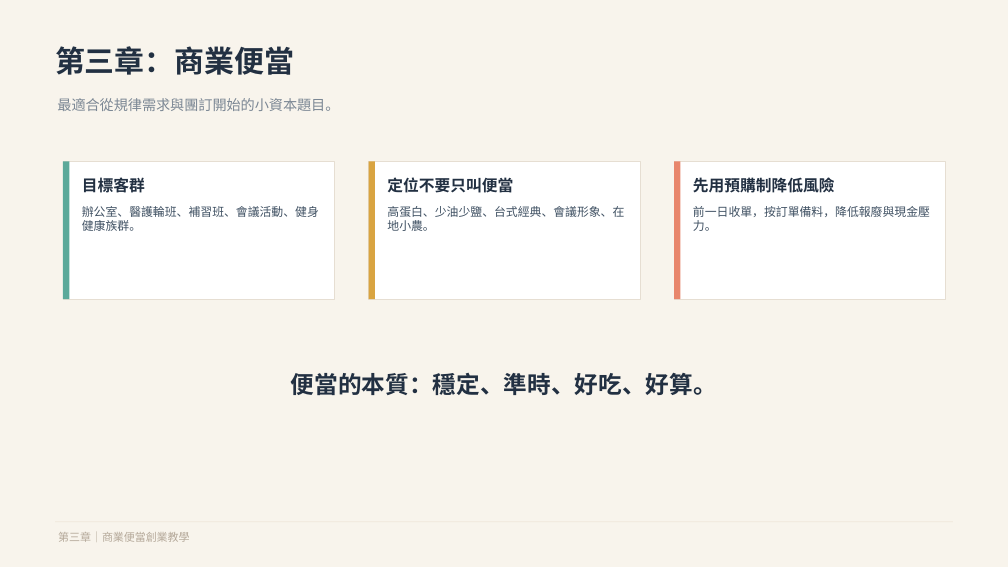
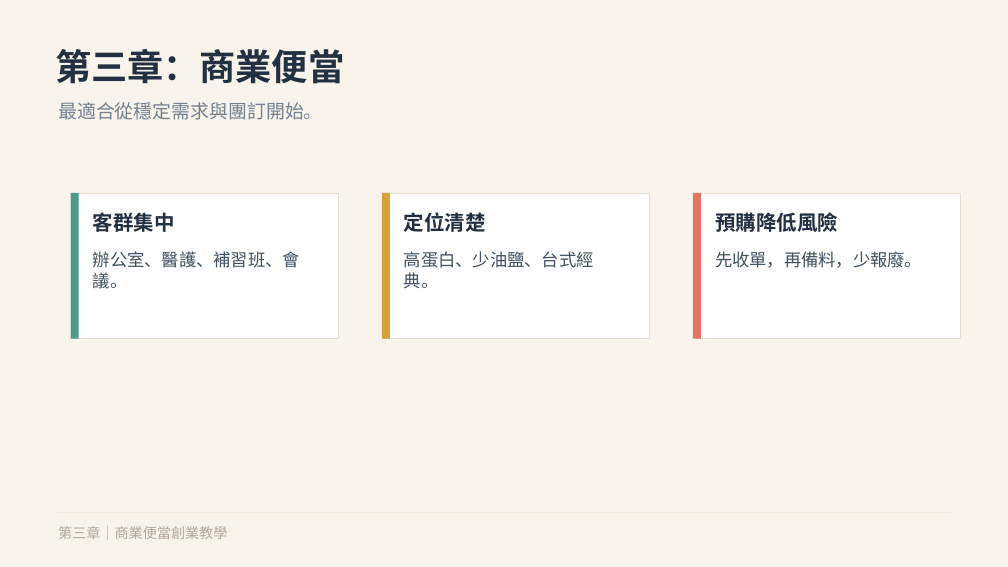
Before and after one commit to davidivy/20260601-new, a slide deck: slide 7 of 微型餐飲創業教學簡報_葉佳山.pptx. Drawn at 1008x567 pixels with LibreOffice and Linux fonts; fonts in the diff are those of the drawing. Boxes give left, top, right and bottom in pixels: in the first picture for what was removed or moved away, otherwise in the second. Text is boxed around its words. In the diff, an @@ line names an element or a change of style, - is before the commit and + after.

```diff
--- a/微型餐飲創業教學簡報_葉佳山.pptx
+++ b/微型餐飲創業教學簡報_葉佳山.pptx
@@ text "第三章：商業便當" at (55,49,344,84): size 28.5 to 34.5 pt @@
@@ text at (58,102,323,120): text changed; size 13.5 to 18 pt; text colour #7B8794 to #728090 @@
-最適合從規律需求與團訂開始的小資本題目。
+最適合從穩定需求與團訂開始。
@@ rectangle: place and size @@
-rectangle at (63,162,334,299)
+rectangle at (71,193,339,339)
@@ rectangle: place and size @@
-rectangle at (63,162,69,299)
+rectangle at (71,193,79,339)
@@ rectangle at (71,193,79,339): fill #5BA99A to #4D9A8C @@
@@ rectangle: place and size @@
-rectangle at (369,162,640,299)
+rectangle at (382,193,650,339)
@@ rectangle: place and size @@
-rectangle at (369,162,375,299)
+rectangle at (382,193,389,339)
@@ rectangle at (382,193,389,339): fill #D9A441 to #D8A23B @@
@@ rectangle: place and size @@
-rectangle at (675,162,946,299)
+rectangle at (693,193,961,339)
@@ rectangle: place and size @@
-rectangle at (675,162,681,299)
+rectangle at (693,193,701,339)
@@ rectangle at (693,193,701,339): fill #E8866C to #E1765E @@
@@ text at (93,212,175,232): text changed; size 15 to 19.5 pt @@
-目標客群
+客群集中
@@ text at (404,212,486,232): text changed; size 15 to 19.5 pt @@
-定位不要只叫便當
+定位清楚
@@ text at (715,210,838,236): text changed; size 15 to 19.5 pt @@
-先用預購制降低風險
+預購降低風險
@@ text at (93,251,300,289): text changed; size 11.2 to 16.5 pt @@
-辦公室、醫護輪班、補習班、會議活動、健身健康族群。
+辦公室、醫護、補習班、會議。
@@ text at (404,251,594,288): text changed; size 11.2 to 16.5 pt @@
-高蛋白、少油少鹽、台式經典、會議形象、在地小農。
+高蛋白、少油鹽、台式經典。
@@ text at (715,251,922,268): text changed; size 11.2 to 16.5 pt @@
-前一日收單，按訂單備料，降低報廢與現金壓力。
+先收單，再備料，少報廢。
@@ text removed at (291,373,717,395) @@
-便當的本質：穩定、準時、好吃、好算。
@@ text "第三章｜商業便當創業教學" at (58,526,227,539): size 10.5 to 13.5 pt, text colour #B5A99A to #B3A79B @@
```
Also in this commit, not shown: 13 other slides changed, 1 slide added, 2 slides removed, 1 other file.
